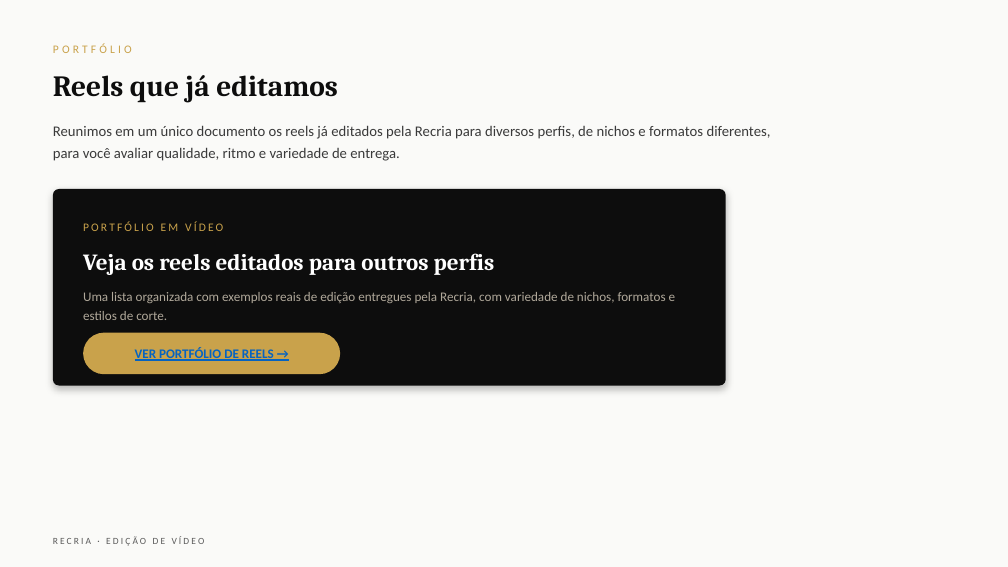
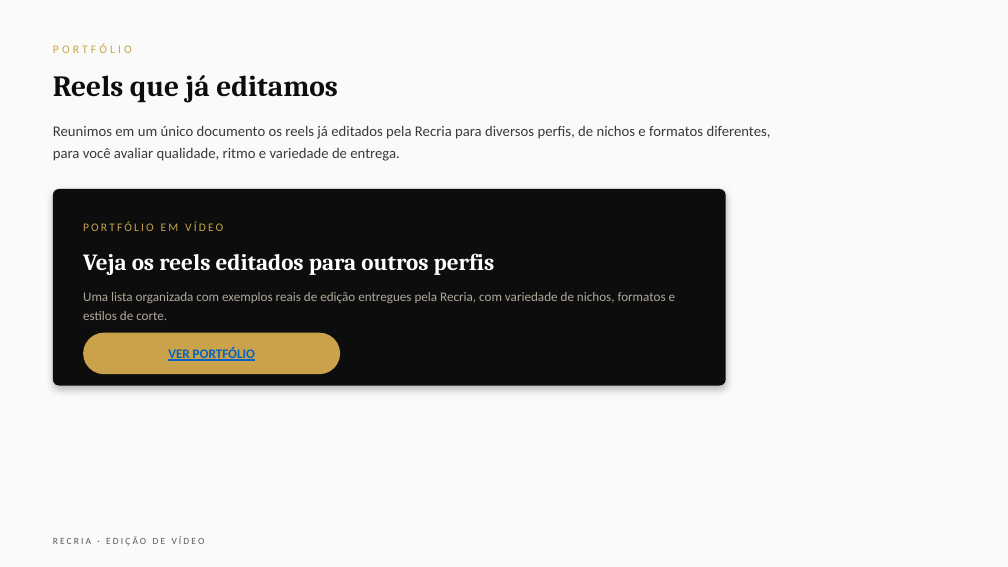
Before and after one commit to queridagratidao/recria-clientes, a slide deck: slide 3 of propostas/Recria - Proposta Edicao de Video.pptx. Drawn at 1008x567 pixels with LibreOffice and Linux fonts; fonts in the diff are those of the drawing. Boxes give left, top, right and bottom in pixels: in the first picture for what was removed or moved away, otherwise in the second. Text is boxed around its words. In the diff, an @@ line names an element or a change of style, - is before the commit and + after.

```diff
--- a/propostas/Recria - Proposta Edicao de Video.pptx
+++ b/propostas/Recria - Proposta Edicao de Video.pptx
@@ text at [168, 347, 255, 361]: text changed @@
-VER PORTFÓLIO DE REELS →
+VER PORTFÓLIO
```
Also in this commit, not shown: 2 other slides changed, 1 other file.
